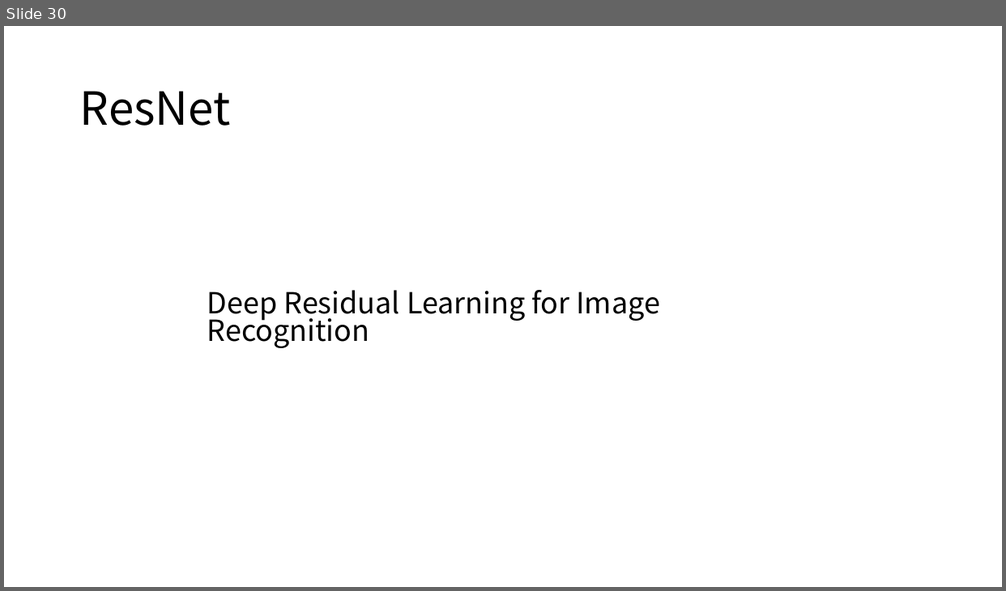
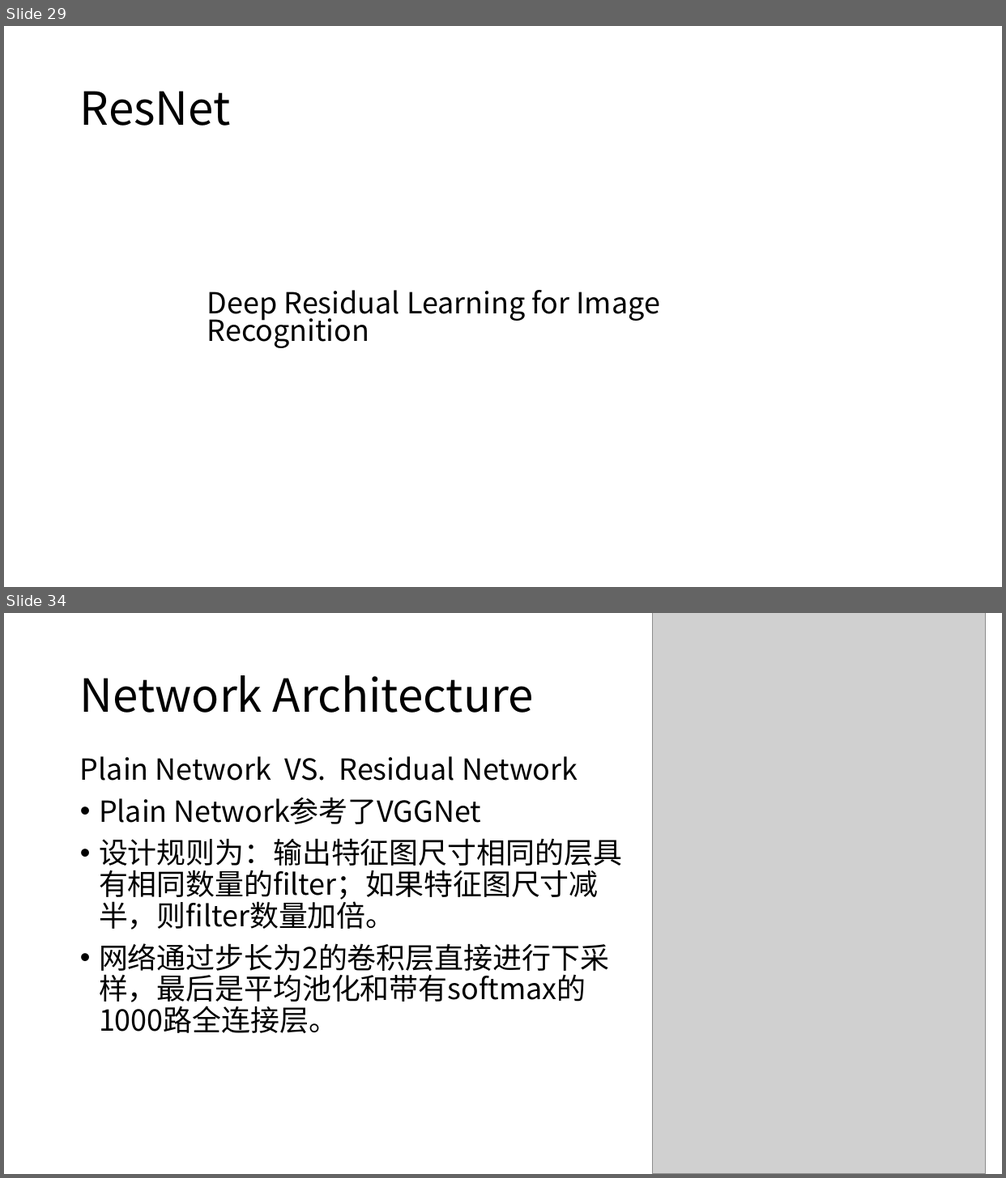
Before and after one commit to XianzhengWU/deeplearning_papernotes, a slide deck: 四篇论文笔记汇总.pptx. Shown one above the other, each under a label of ours: slide 30 before the commit, slides 29 and 34 after it; the slides between them are not shown. The pictures are 1006x591 and 1006x1178 pixels, drawn with LibreOffice and Linux fonts; fonts in the diff are those of the drawing; grey boxes stand for pictures. Boxes give left, top, right and bottom in pixels: in the first picture for what was removed or moved away, otherwise in the second. Text is boxed around its words. In the diff, an @@ line names an element or a change of style, - is before the commit and + after.

```diff
--- a/四篇论文笔记汇总.pptx
+++ b/四篇论文笔记汇总.pptx
@@ slide 34 added at bbox=[4, 613, 1002, 1174], background #FFFFFF @@
@@ picture added at bbox=[653, 613, 986, 1174] @@
@@ title added at bbox=[80, 675, 534, 713], 44 pt, text #000000 @@
+Network Architecture
@@ text added at bbox=[80, 756, 622, 1033], 28 pt, text #000000 @@
+Plain Network VS. Residual Network
+• Plain Network参考了VGGNet
+• 设计规则为：输出特征图尺寸相同的层具有相同数量的filter；如果特征图尺寸减半，则filter数量加倍。
+• 网络通过步长为2的卷积层直接进行下采样，最后是平均池化和带有softmax的1000路全连接层。
@@ what was slide 30 is now slide 29 @@
```
Also in this commit, not shown: 2 slides changed, 13 other slides added, 6 slides removed, 1 other file.
